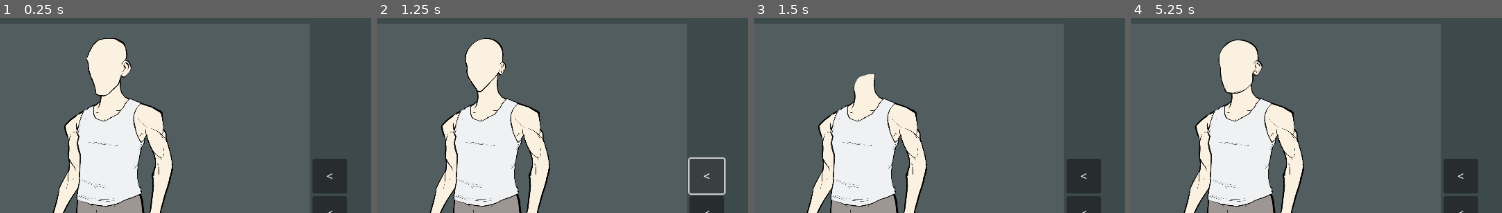
Above: before the commit, frames 1-4 (left to right).
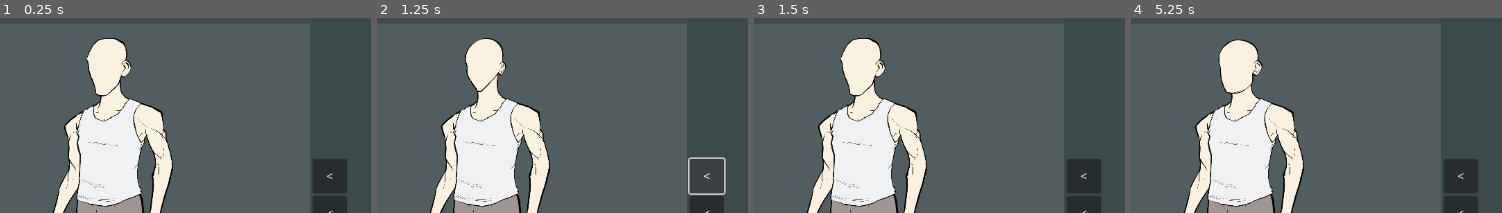
Above: after the commit, the same moments.

Repository: Wellizash/CharacterEditor
Game: Godot game, scene res://Editor.tscn
Same seed, same stepped clock (60 frames per second), same inputs: the game is played once before the commit and once after it.
Inputs:
- Up to frame 1 (0.25 s): no input
- Up to frame 2 (1.25 s): click "<" at 0.5 s
- Up to frame 3 (1.5 s): click ">" at 1.25 s
- Up to frame 4 (5.25 s): click "<" at 2 s; click ">" at 2.75 s; click "<" at 3.5 s; click ">" at 4.25 s; tap Enter at 5 s
The pictures show only the part of the screen within x 10-60%, y 0-50%; the shares and areas given below are measured in that part.

Frames 1-2 are identical in both runs. In frame 3, 2.2% of the frame differs, in the area x 23-36%, y 10-41%; in frame 4, nothing differs.

Commit message:
Bug fix

Diff:
--- a/Main.gd
+++ b/Main.gd
@@ -44,8 +44,8 @@
 
 func  get_new_head():
 	current_head -= 1
-	if current_head == heads_number.size() + 1:
-		current_head = 1
+	if current_head == heads_number.size():
+		current_head = 0
 	if current_head == -1:
 		current_head = heads_number.size() - 1;
 	current_head += 1
@@ -57,7 +57,6 @@
 		current_t_shirt = 1
 	if(current_t_shirt == 0):
 		current_t_shirt = t_shirts_number.size()
-	push_error("search in: " + get_clothe_path(current_body, "t-shirts", current_t_shirt))
 	_tShirt.texture = load(get_clothe_path(current_body, "t-shirts", current_t_shirt))
 
 
@@ -116,10 +115,7 @@
 func _ready():
 	colculate_files_in_directory(HEAD_ROOT, 1, heads_number)
 	colculate_files_in_directory(BODY_ROOT, 1, bodys_number)
-	push_error(bodys_number.size())
 	colculate_files_in_directory(BODY_ROOT + "/1/t-shirts", 1, t_shirts_number)
-	push_error(t_shirts_number.size())
-
 
 func _process(_delta):
 	pass
